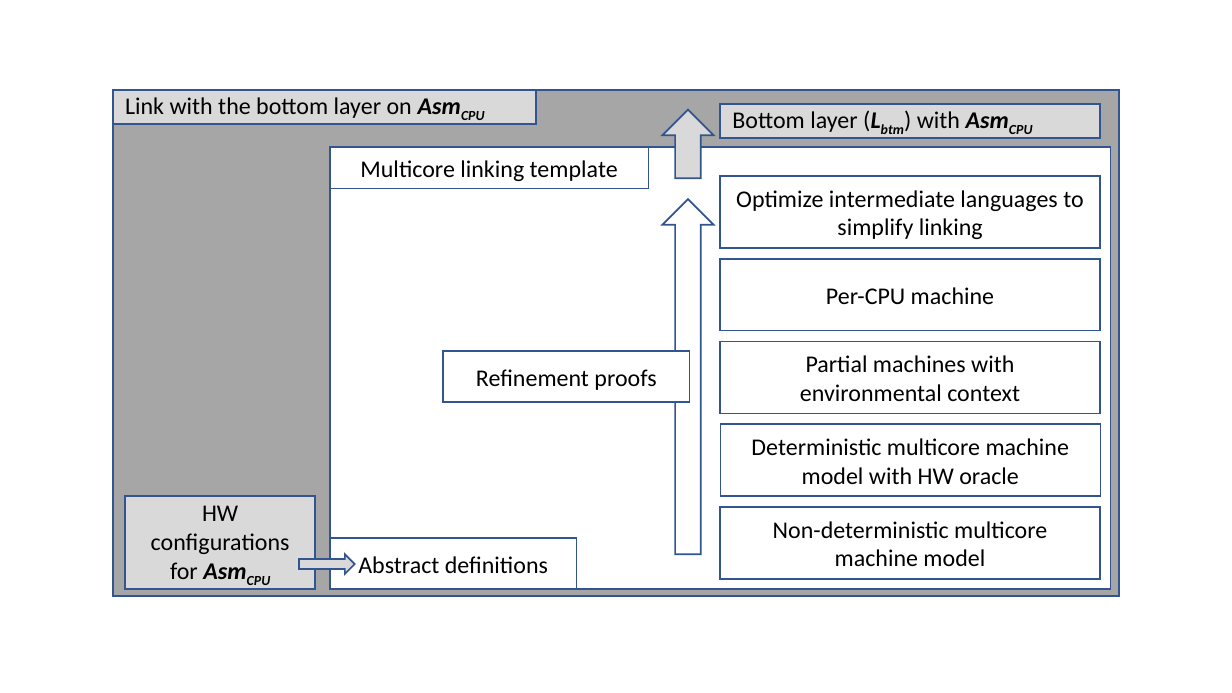
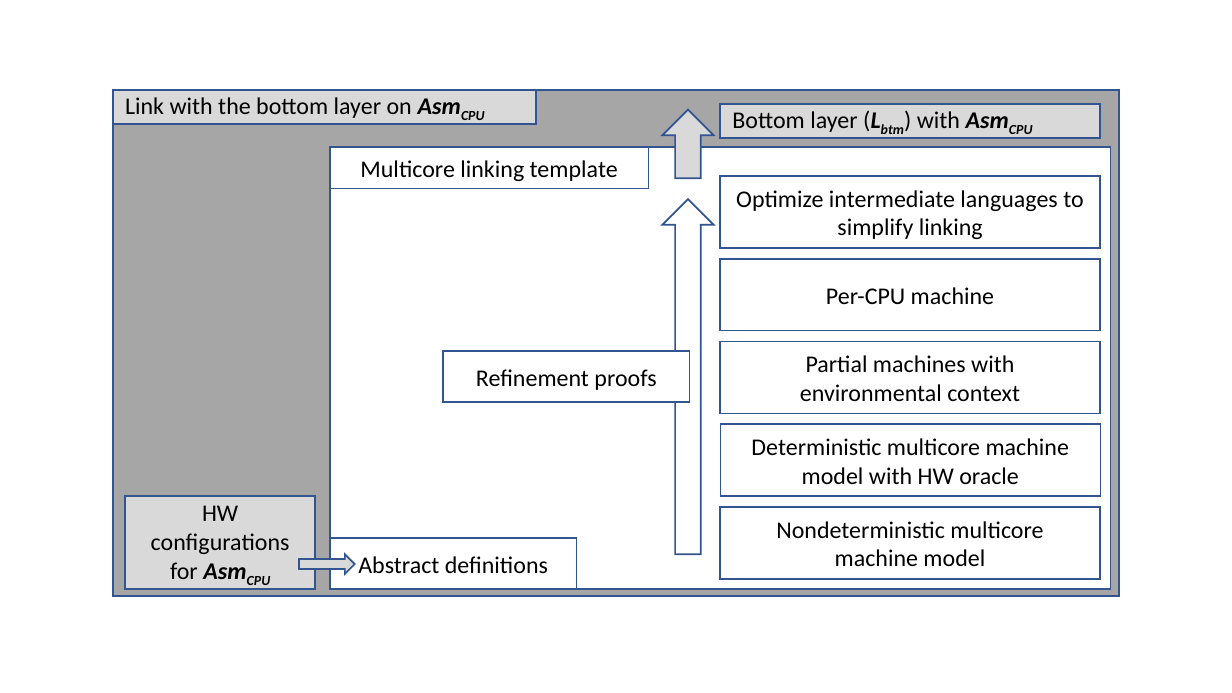
Before and after one commit to jieungkim/phd_thesis, a slide deck: slide 1 of figs/conlink/overview.pptx. Drawn at 1232x693 pixels with LibreOffice and Linux fonts; fonts in the diff are those of the drawing. Boxes give left, top, right and bottom in pixels: in the first picture for what was removed or moved away, otherwise in the second. Text is boxed around its words. In the diff, an @@ line names an element or a change of style, - is before the commit and + after.

```diff
--- a/figs/conlink/overview.pptx
+++ b/figs/conlink/overview.pptx
@@ text in rectangle at [776,521,1043,566]: text changed @@
-Non-deterministic multicore machine model
+Nondeterministic multicore machine model
```
Also in this commit, not shown: 14 other files.
